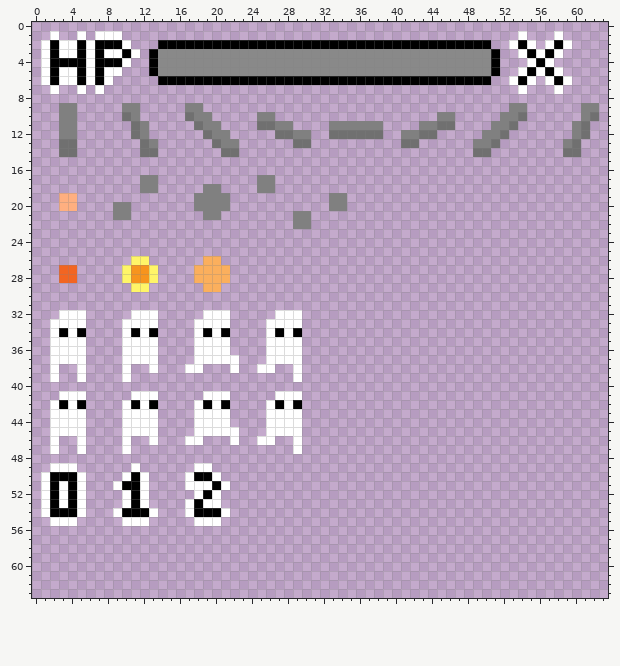
Edited in one commit: pixel-art sprite (out/res/misc.png). Above is the file before it was changed.
The file is 64x64 pixels. Colours within 5 levels of each other are drawn and written as one.
Now the later version:
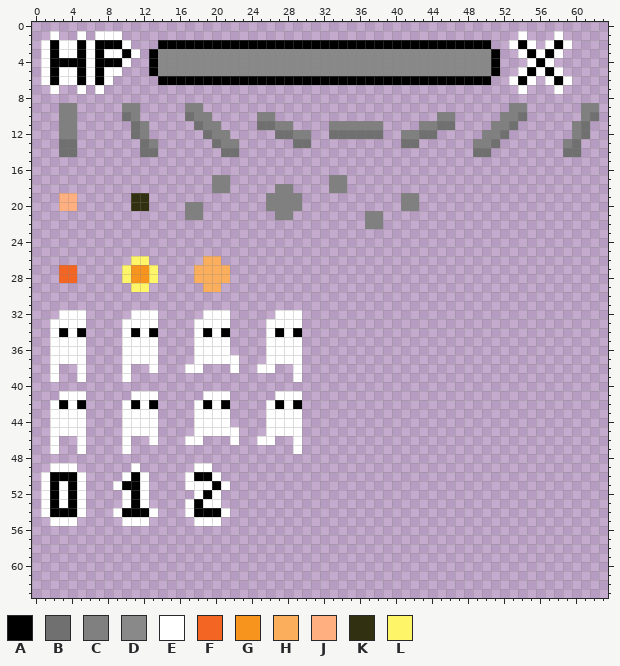
Palette (. is transparent): A #000000  B #707070  C #808080  D #898989  E #ffffff  F #f26522  G #f7941d  H #fbaf5d  J #ffaf80  K #313010  L #fff568
Diff:
There is now colour C in row 17 at x 20 to 21 and 33 to 34; in row 18 at x 21, 27 to 28 and 33 to 34; in row 19 at x 26 to 29 and 41 to 42; in row 20 at x 17, 26 to 29 and 41 to 42; in row 21 at x 17 to 18, 27 to 28 and 37 to 38; in row 22 at x 37 to 38.
There is now colour K in rows 19 to 20 at x 11 to 12.
The author cleared colour C in row 17 at x 12 to 13 and 25 to 26; in row 18 at x 12 to 13, 19 and 25 to 26; in row 19 at x 18 to 21 and 33 to 34; in row 20 at x 9 to 10, 19 to 21 and 33 to 34; in row 21 at x 9 to 10, 19 to 20 and 29 to 30; in row 22 at x 29 to 30.
Changed places in both pictures, as pixel boxes (x1, y1, x2, y2):
changed: (113, 175, 419, 229)
